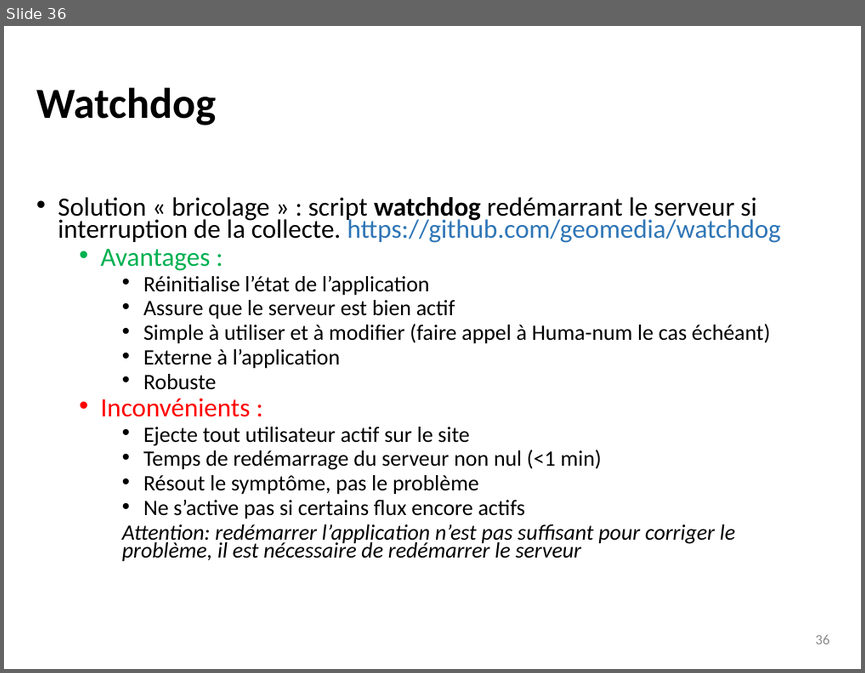
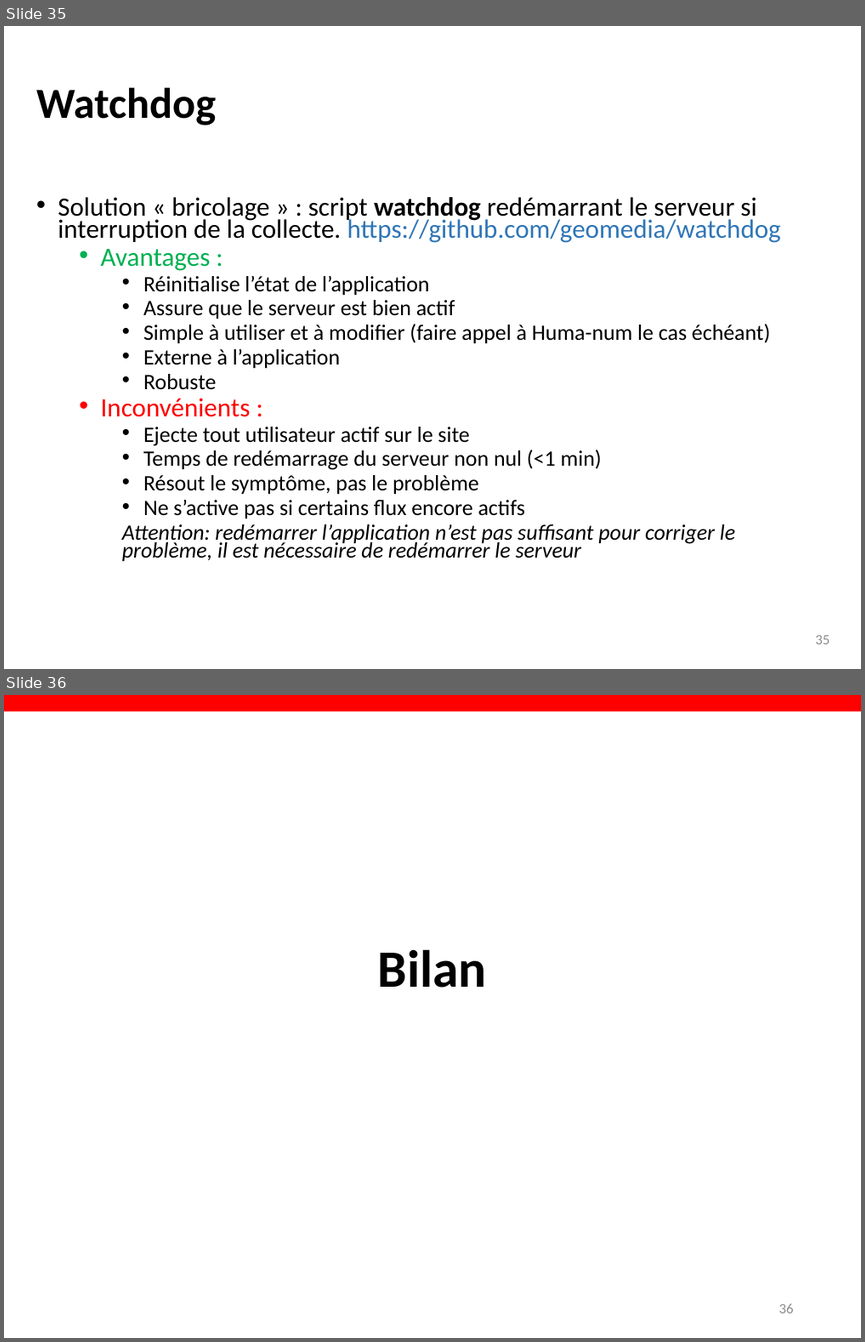
Before and after one commit to dosi-slides/2015_12_geomedia, a slide deck: slides.pptx. Shown one above the other, each under a label of ours: slide 36 before the commit, slides 35 and 36 after it. The pictures are 865x673 and 865x1342 pixels, drawn with LibreOffice and Linux fonts; fonts in the diff are those of the drawing. Boxes give left, top, right and bottom in pixels: in the first picture for what was removed or moved away, otherwise in the second. Text is boxed around its words. In the diff, an @@ line names an element or a change of style, - is before the commit and + after.

```diff
--- a/slides.pptx
+++ b/slides.pptx
@@ slide 36 added at bbox=[4, 695, 861, 1338], background #FFFFFF @@
@@ rectangle added at bbox=[4, 695, 861, 711], fill #FF0000 @@
@@ title added at bbox=[378, 949, 487, 987], 44 pt, text #000000, bold @@
+Bilan
@@ page number added at bbox=[779, 1304, 794, 1313], 12 pt, text #8C8C8C @@
+36
@@ what was slide 36 is now slide 35 @@
@@ page number at bbox=[815, 635, 829, 644]: text changed @@
-36
+35
```
Also in this commit, not shown: 3 slides changed, 1 other slide added.
